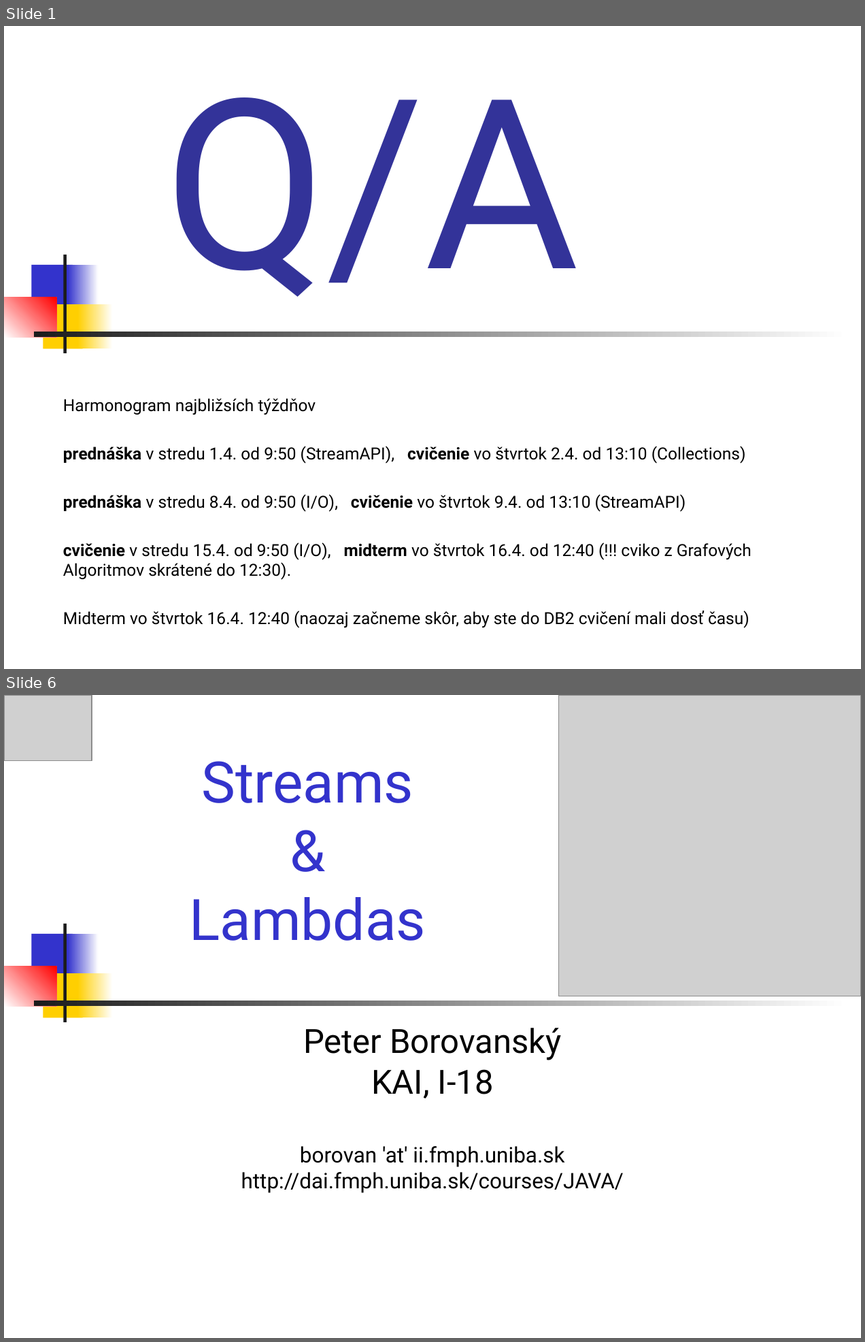
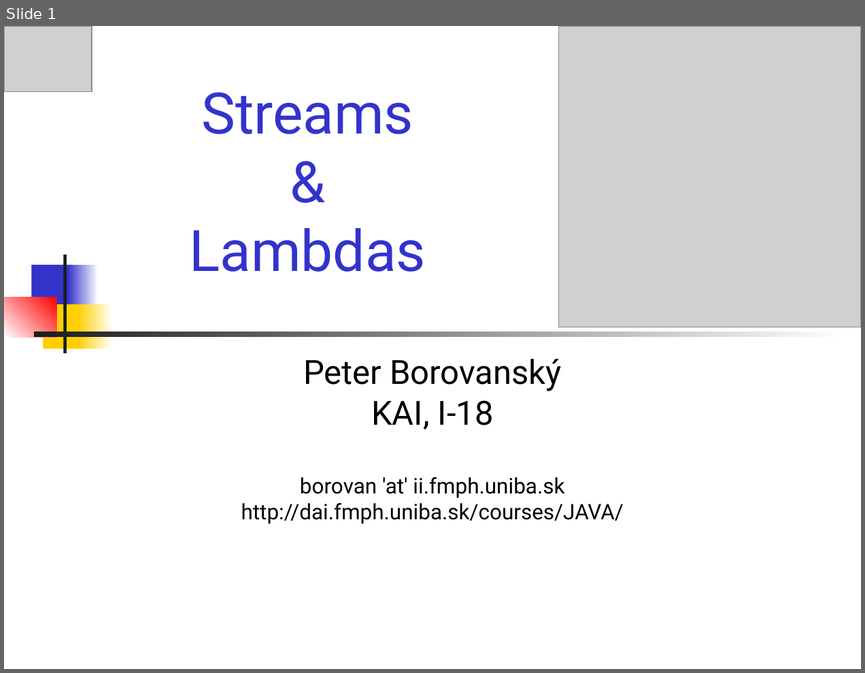
Before and after one commit to Programovanie4/Prednasky, a slide deck: 07/07_java.ppt. Shown one above the other, each under a label of ours: slides 1 and 6 before the commit, slide 1 after it; the slides between them are not shown. The pictures are 865x1342 and 865x673 pixels, drawn with LibreOffice and Linux fonts; fonts in the diff are those of the drawing; grey boxes stand for pictures. Boxes give left, top, right and bottom in pixels: in the first picture for what was removed or moved away, otherwise in the second. Text is boxed around its words. In the diff, an @@ line names an element or a change of style, - is before the commit and + after.

```diff
--- a/07/07_java.ppt
+++ b/07/07_java.ppt
@@ slide 1 removed at [4,26,861,669], background #FFFFFF; not listed: 7 template elements that a slide beside it also shows @@
@@ title removed at [164,97,579,297] @@
-Q/A
@@ subtitle removed at [63,398,751,628] @@
-Harmonogram najbližsích týždňov
-prednáška v stredu 1.4. od 9:50 (StreamAPI), cvičenie vo štvrtok 2.4. od 13:10 (Collections)
-prednáška v stredu 8.4. od 9:50 (I/O), cvičenie vo štvrtok 9.4. od 13:10 (StreamAPI)
-cvičenie v stredu 15.4. od 9:50 (I/O), midterm vo štvrtok 16.4. od 12:40 (!!! cviko z Grafových Algoritmov skrátené do 12:30).
-Midterm vo štvrtok 16.4. 12:40 (naozaj začneme skôr, aby ste do DB2 cvičení mali dosť času)
@@ what was slide 6 is now slide 1 @@
```
Also in this commit, not shown: 25 slides changed, 5 other slides removed, 4 other files.
